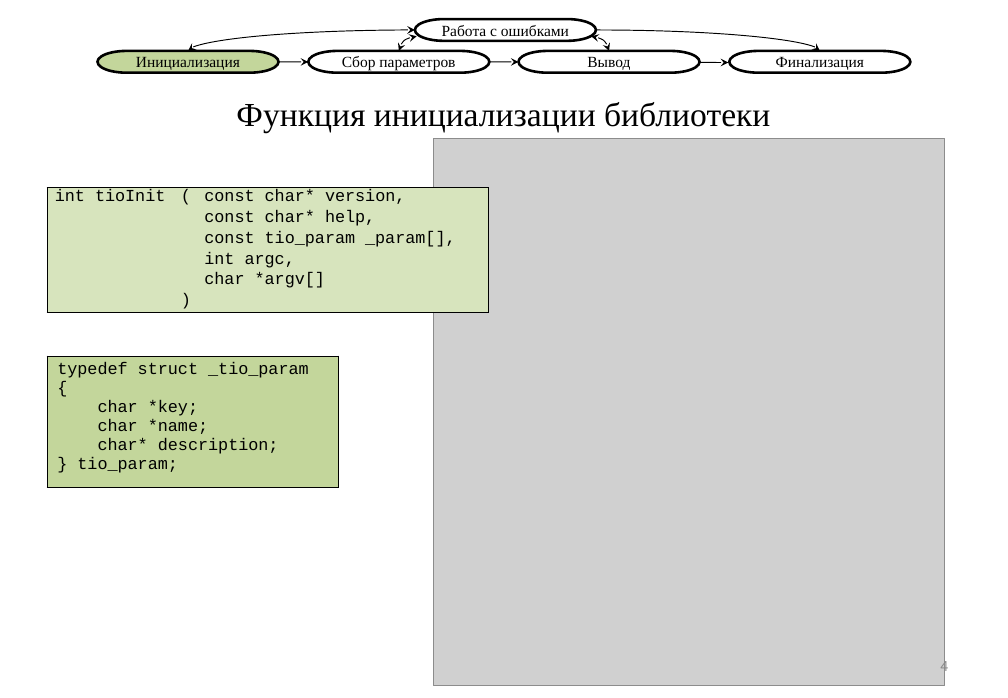
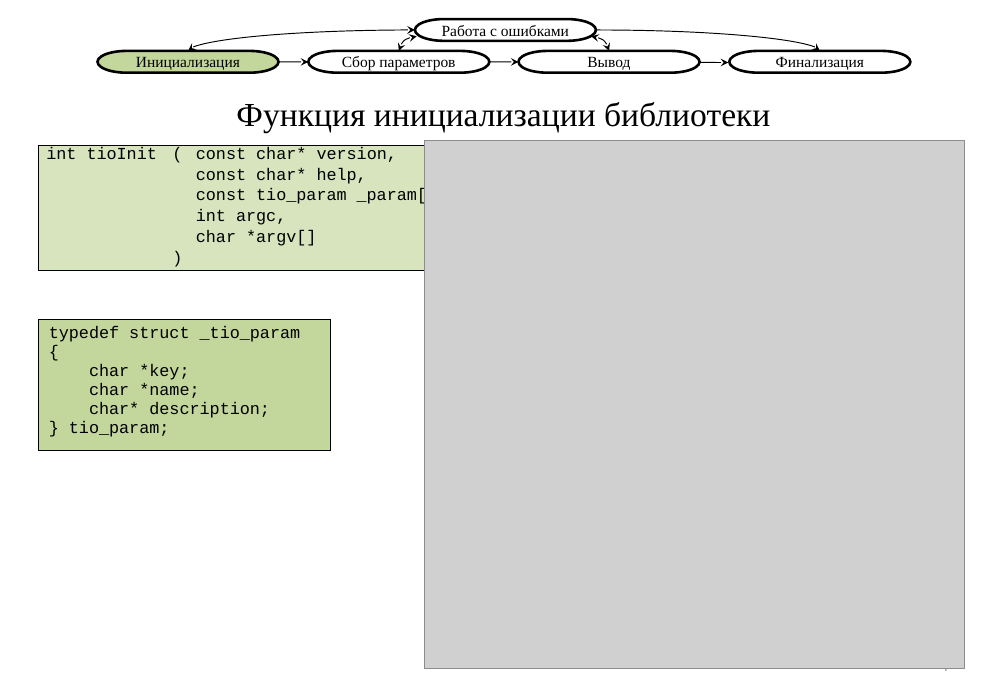
Before and after one commit to nwcfang/diplom_report, a slide deck: slide 4 of presentation/presentation.pptx. Drawn at 1008x698 pixels with LibreOffice and Linux fonts; fonts in the diff are those of the drawing; grey boxes stand for pictures. Boxes give left, top, right and bottom in pixels: in the first picture for what was removed or moved away, otherwise in the second. Text is boxed around its words. In the diff, an @@ line names an element or a change of style, - is before the commit and + after.

```diff
--- a/presentation/presentation.pptx
+++ b/presentation/presentation.pptx
@@ table: place and size @@
-table at [47,188,488,313]
+table at [39,145,479,270]
@@ picture: place and size @@
-picture at [433,138,945,686]
+picture at [424,141,965,668]
@@ table: place and size @@
-table at [47,356,339,488]
+table at [39,320,330,451]
```
Also in this commit, not shown: 2 other slides changed, 10 other files.
